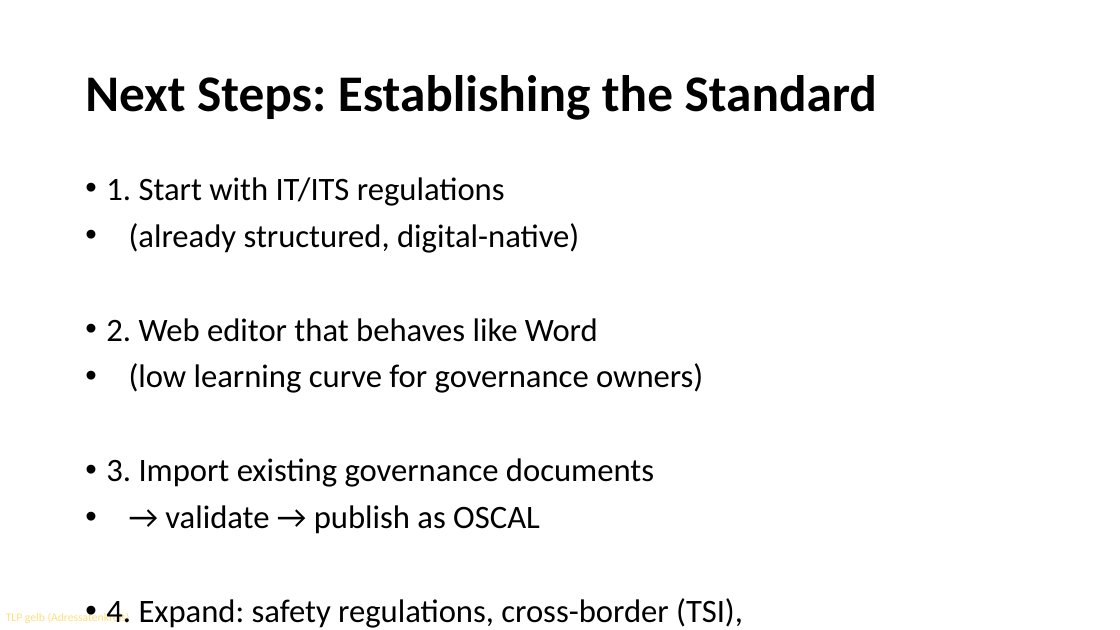
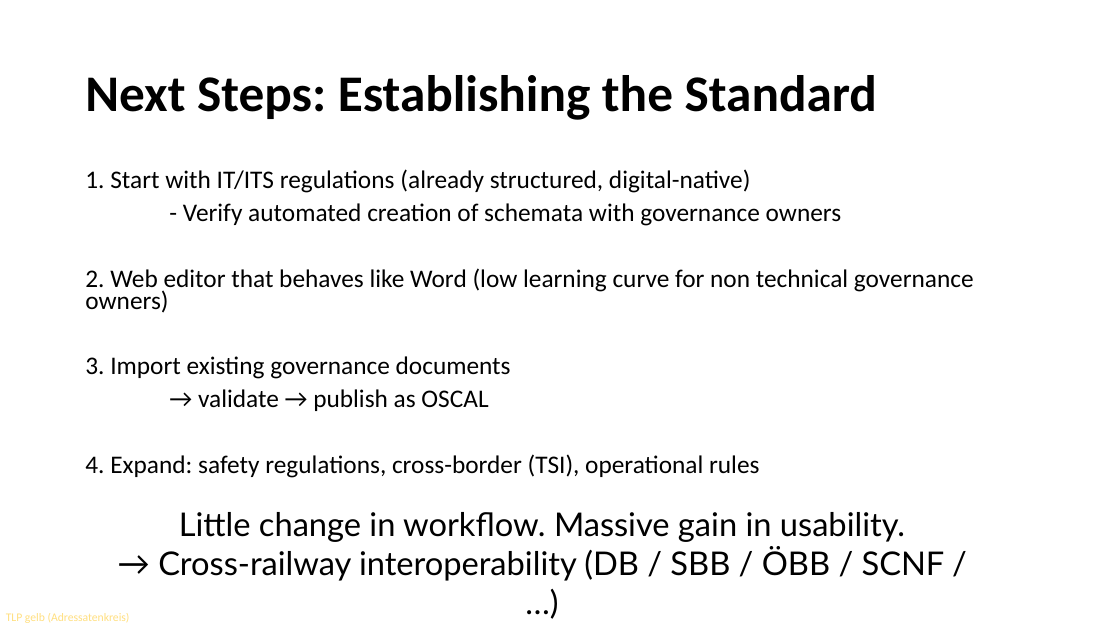
Before and after one commit to OpenRail-Playground/A38, a slide deck: slide 7 of whomakestherules/A38_H4R2026_Ch7.pptx. Drawn at 1120x630 pixels with LibreOffice and Linux fonts; fonts in the diff are those of the drawing; background and template pictures are left out. Boxes give left, top, right and bottom in pixels: in the first picture for what was removed or moved away, otherwise in the second. Text is boxed around its words. In the diff, an @@ line names an element or a change of style, - is before the commit and + after.

```diff
--- a/whomakestherules/A38_H4R2026_Ch7.pptx
+++ b/whomakestherules/A38_H4R2026_Ch7.pptx
@@ text at <box>85,169,974,313</box>: text changed; size 28 to 21.7 pt @@
-• 1. Start with IT/ITS regulations
-• (already structured, digital-native)
-• 2. Web editor that behaves like Word
-• (low learning curve for governance owners)
+1. Start with IT/ITS regulations (already structured, digital-native)
+- Verify automated creation of schemata with governance owners
+2. Web editor that behaves like Word (low learning curve for non technical governance owners)
@@ text at <box>85,356,511,411</box>: size 28 to 21.7 pt in "3. Import existing governance documents", "→ validate → publish as OSCAL"; bullet • to none; line spacing 0.9 to 0.7 @@
@@ text at <box>85,454,759,478</box>: text changed; size 28 to 21.7 pt @@
-• 4. Expand: safety regulations, cross-border (TSI),
-• operational rules
-• Little change in workflow. Massive gain in usability.
+4. Expand: safety regulations, cross-border (TSI), operational rules
@@ text added at <box>158,512,945,581</box>, 28 pt, text #000000 @@
+Little change in workflow. Massive gain in usability.
+→ Cross-railway interoperability (DB / SBB / ÖBB / SCNF / …)
```
Also in this commit, not shown: 6 other slides changed.
